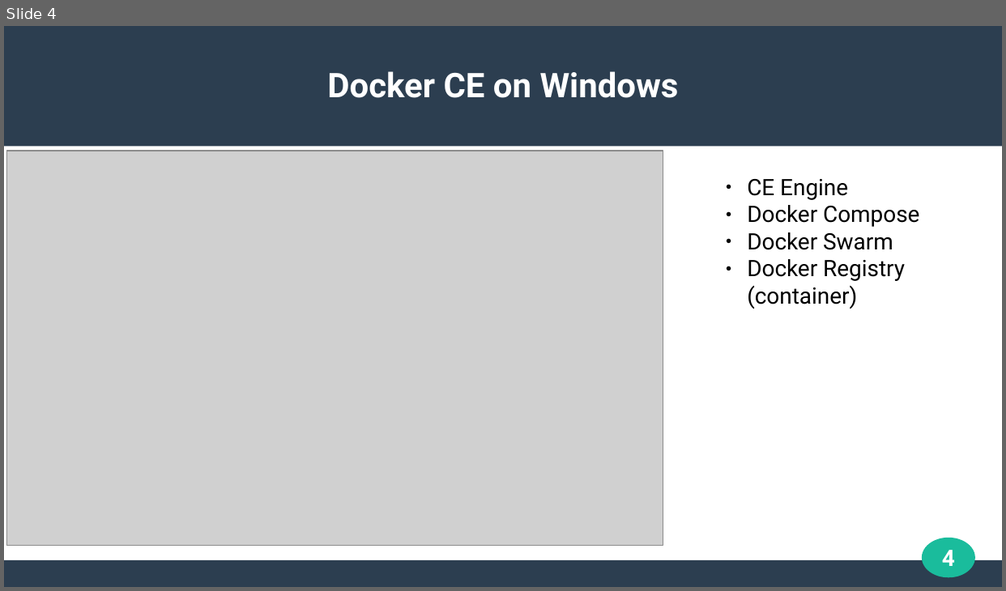
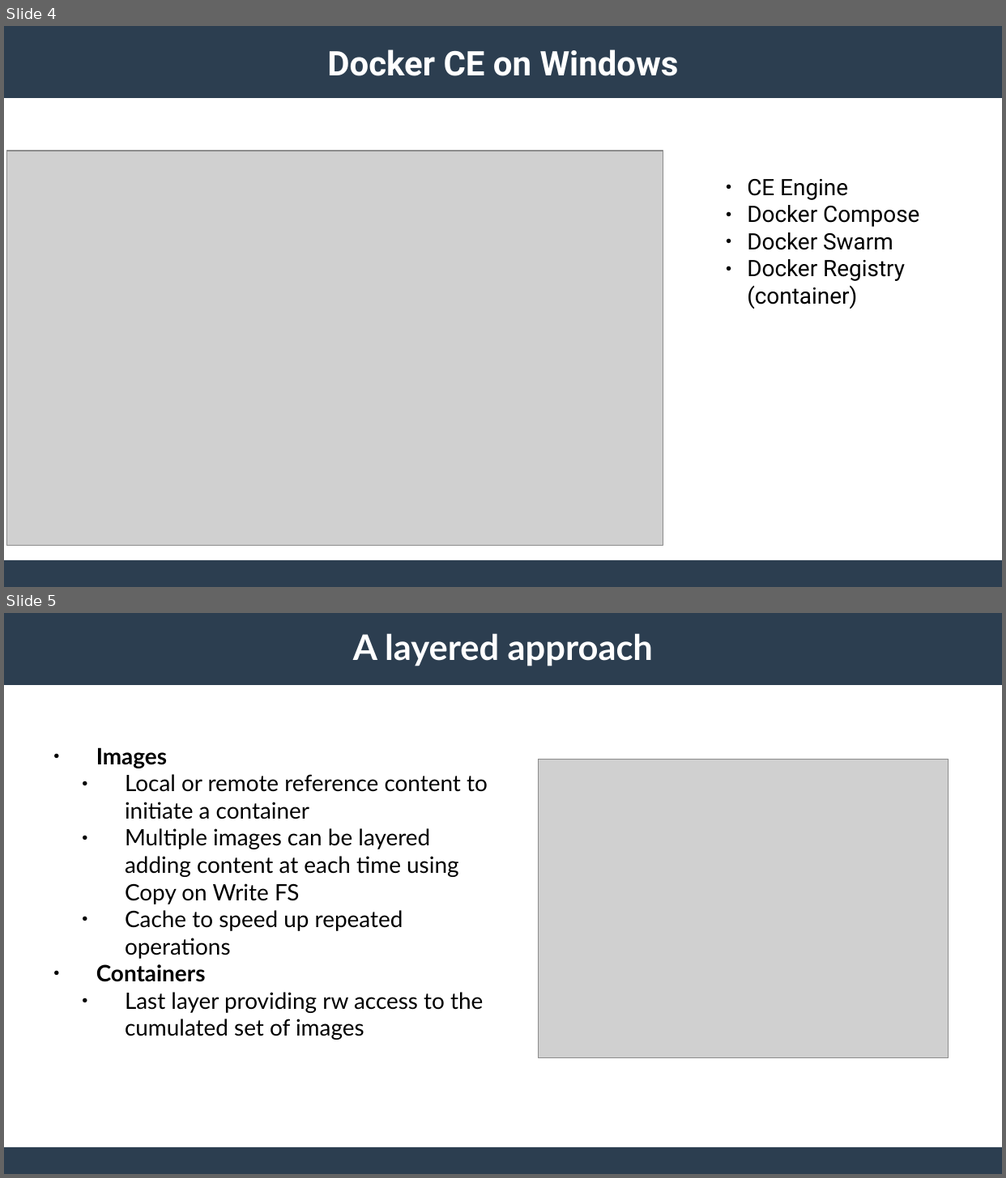
Before and after one commit to Dallas-OSS/meetup20171007, a slide deck: OSS-Containers.odp. Shown one above the other, each under a label of ours: slide 4 before the commit, slides 4 and 5 after it. The pictures are 1006x591 and 1006x1178 pixels, drawn with LibreOffice and Linux fonts; fonts in the diff are those of the drawing; grey boxes stand for pictures. Boxes give left, top, right and bottom in pixels: in the first picture for what was removed or moved away, otherwise in the second. Text is boxed around its words. In the diff, an @@ line names an element or a change of style, - is before the commit and + after.

```diff
--- a/OSS-Containers.odp
+++ b/OSS-Containers.odp
@@ slide 5 added at [4,613,1002,1174], background #FFFFFF; not listed: 2 template elements that a slide beside it also shows @@
@@ title added at [353,633,653,666], 28 pt, text #FFFFFF, bold @@
+A layered approach
@@ text added at [96,747,488,1040], 18 pt, text #000000 @@
+● Images
+  ● Local or remote reference content to initiate a container
+  ● Multiple images can be layered adding content at each time using Copy on Write FS
+  ● Cache to speed up repeated operations
+● Containers
+  ● Last layer providing rw access to the cumulated set of images
@@ picture added at [539,759,949,1059] @@
@@ slide 4 changed as well @@
@@ rectangle: place and size @@
-rectangle at [4,26,1002,147]
+rectangle at [4,26,1002,98]
@@ title "Docker CE on Windows": place and size @@
-title "Docker CE on Windows" at [327,71,679,98]
+title "Docker CE on Windows" at [327,49,679,76]
@@ ellipse removed at [923,538,976,578] @@
@@ page number removed at [942,550,955,566] @@
-4
```
Also in this commit, not shown: 3 other slides changed, 6 other slides added, 1 slide removed.
